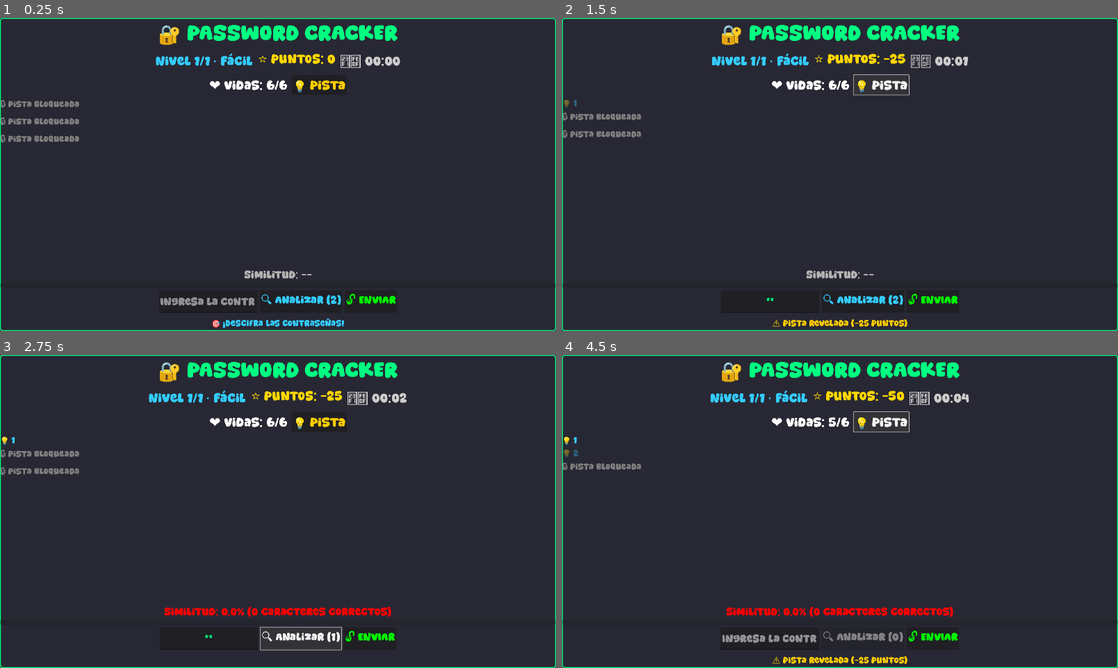
Above: before the commit, frames 1-4 (two rows, left to right).
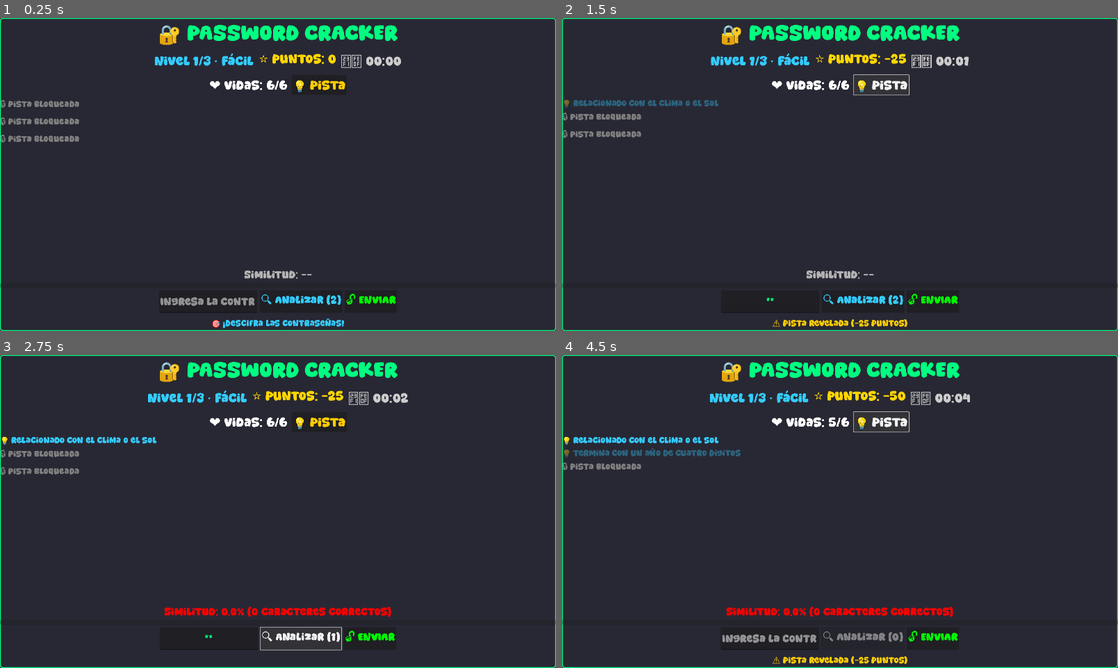
Above: after the commit, the same moments.

Repository: CubicMaldo/juego-estructura-ii
Game: Godot game, scene res://scenes/minigames/password_cracker/PasswordCracker.tscn
Two runs of this game, one before a commit and one after it. Both use one fixed random seed, a clock stepped at 60 frames per second and the inputs below. This scene is started directly instead of the project's main scene.
Inputs (mouse positions are in pixels of both pictures, inside the frame that each line leads up to):
- Up to frame 1 (0.25 s): no input
- Up to frame 2 (1.5 s): click (767, 302) at 0.52 s; type "12" at 0.6 s; click "💡 Pista" at 1.25 s
- Up to frame 3 (2.75 s): click "🔍 Analizar (2)" at 2 s
- Up to frame 4 (4.5 s): click "🔍 Analizar (1)" at 2.75 s; click "🔓 ENVIAR" at 3.5 s; click "💡 Pista" at 4.25 s

The runs differ from the first frame. In frame 1, 0.6% of the frame differs, in the area x 27-73%, y 11-16%; in frame 2, 0.9%; in frame 3, 1.0%; in frame 4, 1.4%, in the area x 2-74%, y 11-33%.

Commit message:
integracion password cracker

Diff:
--- a/resources/minigames/password_cracker/password_level_database.tres
+++ b/resources/minigames/password_cracker/password_level_database.tres
@@ -8,22 +8,66 @@
 script = ExtResource("2")
 password = "SecurePass123"
 dificultad = "Fácil"
-pistas = Array[String](["1", "2", "3"])
+pistas = Array[String](["Contiene la palabra 'Secure'", "Termina con los números 123", "Usa mayúsculas y minúsculas"])
 
 [sub_resource type="Resource" id="3"]
 resource_name = "NivelDificil"
 script = ExtResource("2")
 password = "H@ck3rM1nd!2024"
 dificultad = "Difícil"
+pistas = Array[String](["Contiene símbolos como @ y !", "Sustituye letras por números (3 -> e, 1 -> l)", "Incluye un año al final: 2024"])
 
 [sub_resource type="Resource" id="2"]
 resource_name = "NivelMedio"
 script = ExtResource("2")
 password = "Cyb3r$ecurity"
 dificultad = "Media"
+pistas = Array[String](["Sustituye una vocal por '3'", "Contiene la palabra 'security' con un símbolo $", "Comienza con 'Cyb' como en 'Cyber'"])
+
+[sub_resource type="Resource" id="4"]
+resource_name = "NivelFacil2"
+script = ExtResource("2")
+password = "Sunshine2021"
+dificultad = "Fácil"
+pistas = Array[String](["Relacionado con el clima o el sol", "Termina con un año de cuatro dígitos", "No tiene símbolos especiales"])
+
+[sub_resource type="Resource" id="5"]
+resource_name = "NivelFacil3"
+script = ExtResource("2")
+password = "BlueSky!"
+dificultad = "Fácil"
+pistas = Array[String](["Contiene la palabra 'Blue'", "Incluye un símbolo de admiración al final", "Hace referencia al cielo"])
+
+[sub_resource type="Resource" id="6"]
+resource_name = "NivelMedio2"
+script = ExtResource("2")
+password = "P@ssW0rd123"
+dificultad = "Media"
+pistas = Array[String](["Contiene la palabra 'Pass' con mayúsculas mezcladas","Sustituye 'a' por @ y 'o' por 0", "Termina con 123"])
+
+[sub_resource type="Resource" id="7"]
+resource_name = "NivelMedio3"
+script = ExtResource("2")
+password = "Tr0ub4dor&3"
+dificultad = "Media"
+pistas = Array[String](["Sustituye vocales por números (o->0, a->4)", "Incluye un ampersand '&' antes del último número", "Palabra base es 'Troubador' modificada"])
+
+[sub_resource type="Resource" id="8"]
+resource_name = "NivelDificil2"
+script = ExtResource("2")
+password = "5ecur3!Pass#"
+dificultad = "Difícil"
+pistas = Array[String](["Empieza con un número que sustituye 'S' (5->S)", "Contiene un signo de exclamación y una almohadilla", "Mezcla mayúsculas, símbolos y números"])
+
+[sub_resource type="Resource" id="9"]
+resource_name = "NivelDificil3"
+script = ExtResource("2")
+password = "N3twork$Break"
+dificultad = "Difícil"
+pistas = Array[String](["Sustituye 'e' por 3 en 'Network'", "Contiene un símbolo $ en medio de la palabra", "Combinación de dos palabras: 'Network' y 'Break'"])
 
 [resource]
 script = ExtResource("1")
-easy_levels = Array[ExtResource("2")]([SubResource("1")])
-medium_levels = Array[ExtResource("2")]([SubResource("2")])
-hard_levels = Array[ExtResource("2")]([SubResource("3")])
+easy_levels = Array[ExtResource("2")]([SubResource("1"), SubResource("4"), SubResource("5")])
+medium_levels = Array[ExtResource("2")]([SubResource("2"), SubResource("6"), SubResource("7")])
+hard_levels = Array[ExtResource("2")]([SubResource("3"), SubResource("8"), SubResource("9")])
--- a/scenes/minigames/Adivinanza/Adivinanza.tscn
+++ b/scenes/minigames/Adivinanza/Adivinanza.tscn
@@ -1,7 +1,8 @@
 [gd_scene load_steps=3 format=3 uid="uid://bcqxfxlkk1o68"]
 
-[ext_resource type="Theme" uid="uid://dphug288uwuyp" path="res://scenes/minigames/Adivinanza/Adivinanza.tres" id="1_rrbmy"]
-[ext_resource type="Script" uid="uid://dr1bqlf1tggdu" path="res://scenes/minigames/Adivinanza/adivinanza.gd" id="2_3drhf"]
+[ext_resource type="Theme" uid="uid://dphug288uwuyp" path="res://scenes/minigames/Adivinanza/AdivinanzaTheme.tres" id="1_rrbmy"]
+[ext_resource type="Script" uid="uid://dr1bqlf1tggdu" path="res://scenes/minigames/password_cracker/password_cracker.gd" id="2_3drhf"]
+
 
 [node name="Adivinanza" type="Control"]
 layout_mode = 3
--- a/scenes/minigames/password_cracker/PasswordCracker.tscn
+++ b/scenes/minigames/password_cracker/PasswordCracker.tscn
@@ -1,6 +1,6 @@
 [gd_scene load_steps=5 format=3 uid="uid://b8k3m5n7rar2t"]
 
-[ext_resource type="Theme" uid="uid://c3y5j8k2mam4p" path="res://scenes/minigames/password_cracker/PasswordCracker.tres" id="1_theme"]
+[ext_resource type="Theme" uid="uid://c3y5j8k2mam4p" path="res://scenes/minigames/password_cracker/PasswordCrackerTheme.tres" id="1_theme"]
 [ext_resource type="Script" uid="uid://dr1bqlf1tggdu" path="res://scenes/minigames/password_cracker/password_cracker.gd" id="2_script"]
 [ext_resource type="Resource" uid="uid://jvqgf7skweab" path="res://resources/minigames/password_cracker/password_level_database.tres" id="3_2kch5"]
 
Renamed: scenes/minigames/Adivinanza/Adivinanza.tres -> scenes/minigames/Adivinanza/AdivinanzaTheme.tres
Renamed: scenes/minigames/password_cracker/PasswordCracker.tres -> scenes/minigames/password_cracker/PasswordCrackerTheme.tres
Not shown, removed: scenes/minigames/network_defender/CORRECCIONES_COMPLETAS.md
Not shown, removed: scenes/minigames/network_defender/CORRECCION_EVENTBUS.md
Not shown, removed: scenes/minigames/network_defender/IMPLEMENTACION.md
Not shown, removed: scenes/minigames/network_defender/INSTRUCCIONES_FINALES.md
Not shown, removed: scenes/minigames/network_defender/README.md
Not shown, removed: scenes/minigames/network_defender/RESUMEN.md
Not shown, removed: scenes/minigames/network_defender/SOLUCION_ICONO.md
Not shown, removed: scenes/minigames/password_cracker/AJUSTES_UI.md
Not shown, removed: scenes/minigames/password_cracker/MEJORAS_V2.md
Not shown, removed: scenes/minigames/password_cracker/MEJORAS_V3.md
(and 1 more such lines)
